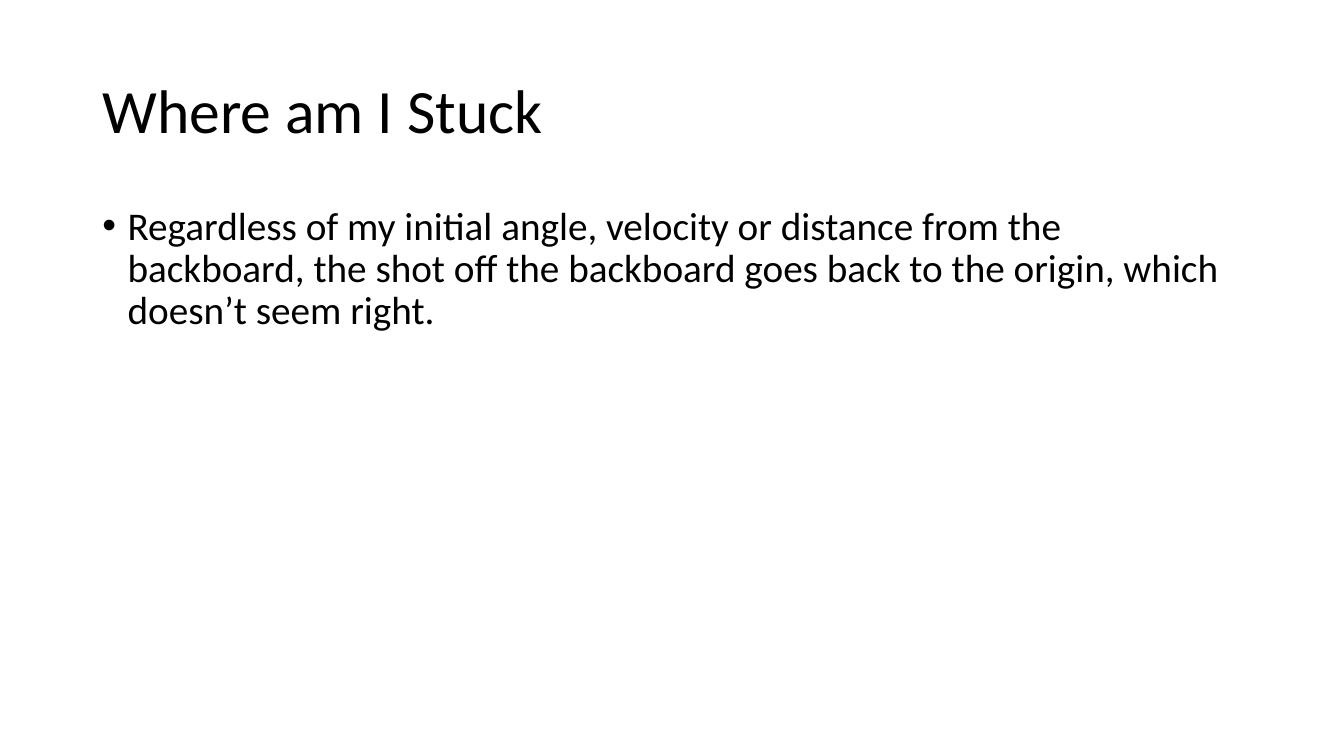
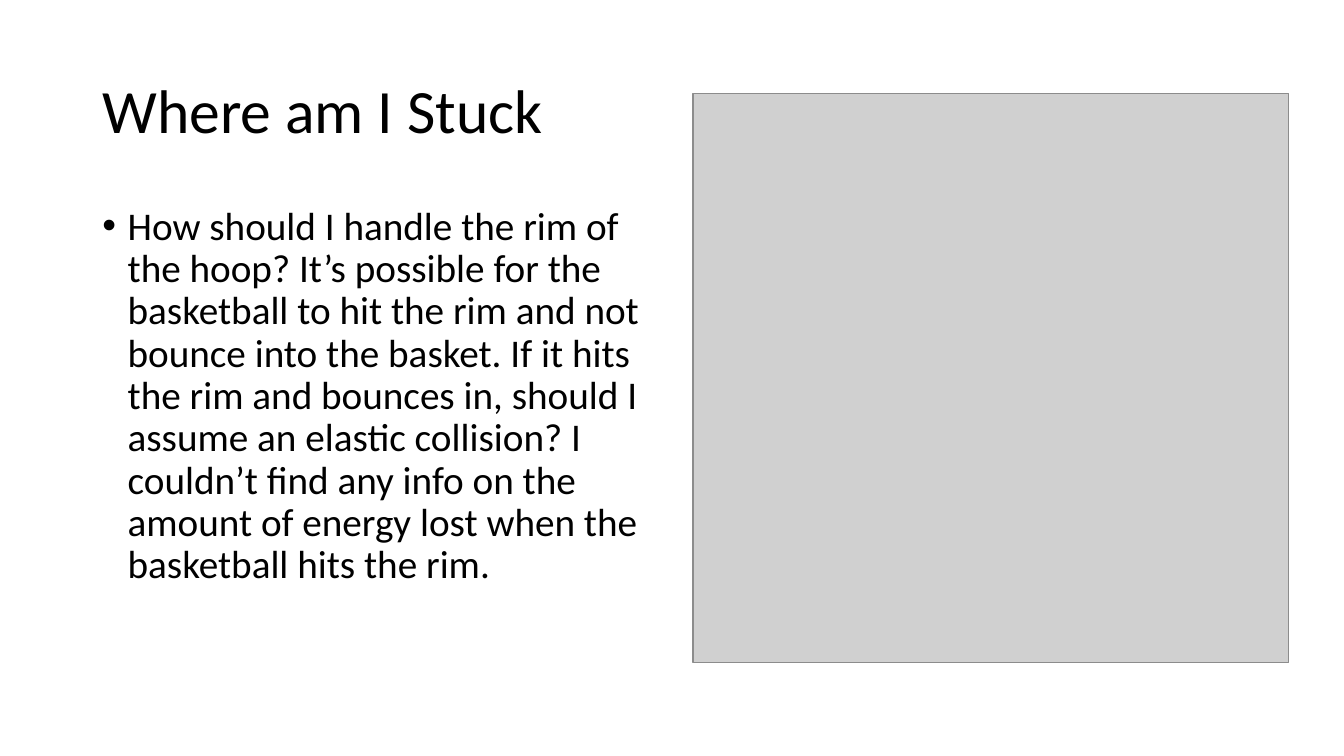
Before and after one commit to cawelch/hoop-never-misses, a slide deck: slide 7 of Weekly Presentations/Week 2.pptx. Drawn at 1344x756 pixels with LibreOffice and Linux fonts; fonts in the diff are those of the drawing; grey boxes stand for pictures. Boxes give left, top, right and bottom in pixels: in the first picture for what was removed or moved away, otherwise in the second. Text is boxed around its words. In the diff, an @@ line names an element or a change of style, - is before the commit and + after.

Commit message:
Working 2D trajectories and in_basket, worked on 3D a bit (plotting still not working)

```diff
--- a/Weekly Presentations/Week 2.pptx
+++ b/Weekly Presentations/Week 2.pptx
@@ picture added at [694,93,1290,662] @@
@@ text at [128,212,639,579]: text changed @@
-• Regardless of my initial angle, velocity or distance from the backboard, the shot off the backboard goes back to the origin, which doesn’t seem right.
+• How should I handle the rim of the hoop? It’s possible for the basketball to hit the rim and not bounce into the basket. If it hits the rim and bounces in, should I assume an elastic collision? I couldn’t find any info on the amount of energy lost when the basketball hits the rim.
```
Also in this commit, not shown: 6 other slides changed, 1 slide added, 1 slide removed, 2 other files.
